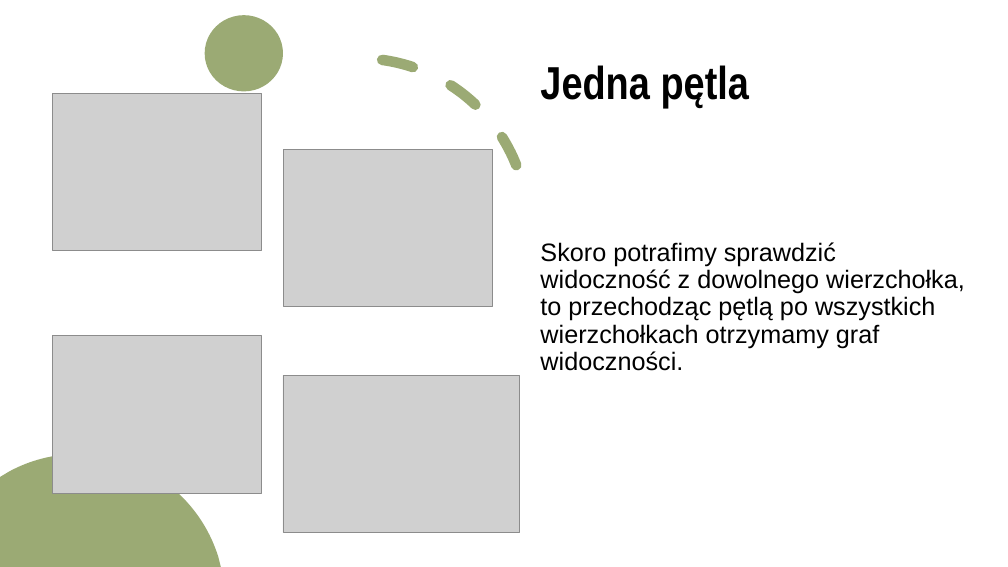
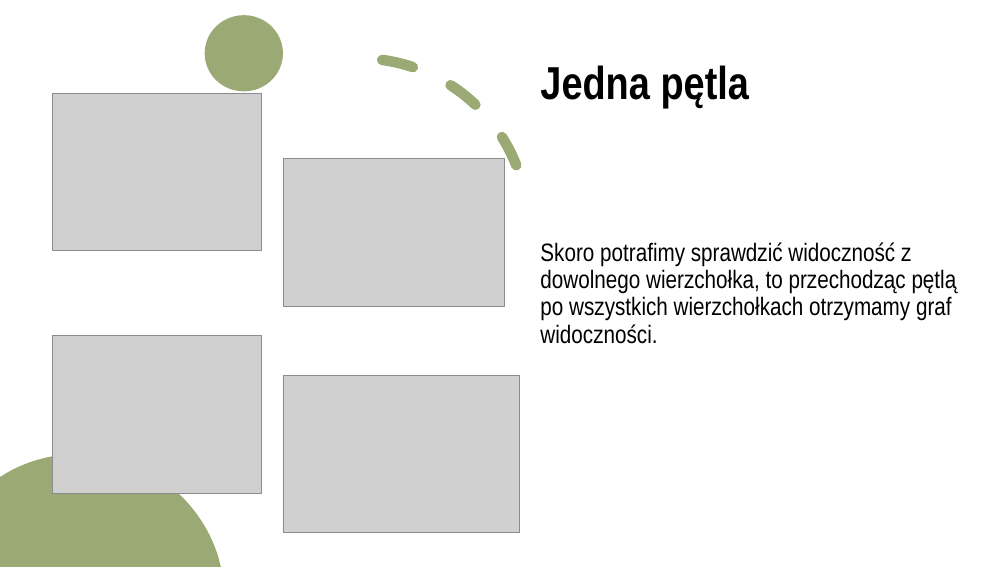
Before and after one commit to Okm165/visibility-graph, a slide deck: slide 9 of Documentation/Obliczanie grafu widoczności.pptx. Drawn at 1008x567 pixels with LibreOffice and Linux fonts; fonts in the diff are those of the drawing; grey boxes stand for pictures. Boxes give left, top, right and bottom in pixels: in the first picture for what was removed or moved away, otherwise in the second. Text is boxed around its words. In the diff, an @@ line names an element or a change of style, - is before the commit and + after.

```diff
--- a/Documentation/Obliczanie grafu widoczności.pptx
+++ b/Documentation/Obliczanie grafu widoczności.pptx
@@ picture resized from (x1=284, y1=149, x2=493, y2=306) to (x1=283, y1=158, x2=504, y2=306) @@
@@ text "Skoro potrafimy sprawdzić widoczność z ..." at (x1=540, y1=242, x2=957, y2=344): font Arial to Arial Narrow @@
```
Also in this commit, not shown: 2 other slides changed, 3 other files.
